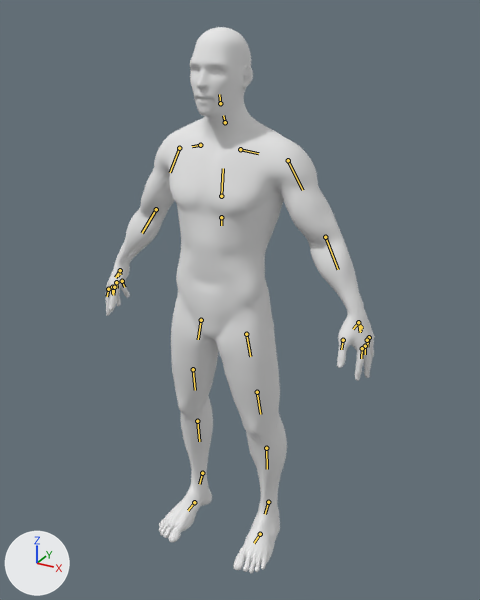
A saved change to the glTF model resources/models/riggedModel.gltf.
Rendered twice from a 50 mm lens placed at (11.7, -20.0, 11.2), pointed at (1.2, -0.8, 1.6). Every picture has the same lights, and +X, +Y and +Z are marked at lower left. The bones that bend it are drawn over the model as lines.

Objects in the first picture: 'FinalBaseMesh'.
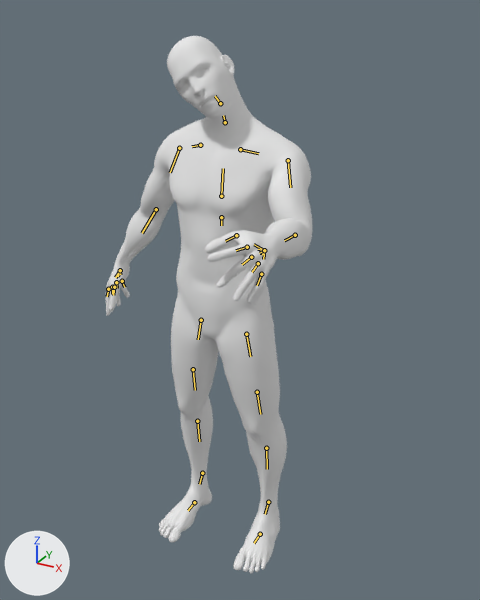
The newer file adds an action. The first version stands in its rest pose; the second is drawn at frame 14 of the action 'defaultAnim'.

Where the change shows, as pixel boxes [x1, y1, x2, y2] in the pictures (480 x 600 px):
'FinalBaseMesh', posed (23% narrower)
    before: [105, 27, 375, 573]
    after: [105, 36, 312, 573]
bone 'leftArmBiceps', root to tip
    before: (288, 160) to (302, 190)
    after: (288, 160) to (290, 187)
bone 'leftArmForearm', root to tip
    before: (325, 237) to (338, 269)
    after: (295, 235) to (284, 240)
bone 'Bone.010', root to tip
    before: (369, 337) to (368, 343)
    after: (261, 274) to (257, 285)
bone 'Bone.012', root to tip
    before: (367, 340) to (367, 347)
    after: (258, 263) to (252, 272)
bone 'Bone.014', root to tip
    before: (365, 346) to (365, 354)
    after: (251, 257) to (242, 264)
bone 'Bone.016', root to tip
    before: (362, 348) to (361, 358)
    after: (247, 247) to (236, 250)
bone 'Bone.018', root to tip
    before: (343, 340) to (341, 349)
    after: (236, 235) to (225, 241)
bone 'Bone.021', root to tip
    before: (220, 103) to (219, 94)
    after: (220, 103) to (215, 96)

The edits, one by one:
Bone 'leftArmBiceps' (bone_leftarmbiceps) turns from (0, 0, 0) to (-45, -7, -1) degrees about its own x, y and z.
Bone 'leftArmForearm' (bone_leftarmforearm) turns from (0, 0, 0) to (-39, -3, -7) degrees about its own x, y and z.
Bone 'Bone.010' (bone_bone_010) turns from (0, 0, 0) to (25, -11, 14) degrees about its own x, y and z.
Bone 'Bone.012' (bone_bone_012) turns from (0, 0, 0) to (20, 22, 41) degrees about its own x, y and z.
Bone 'Bone.014' (bone_bone_014) turns from (0, 0, 0) to (11, 40, 63) degrees about its own x, y and z.
Bone 'Bone.016' (bone_bone_016) turns from (0, 0, 0) to (-4, -21, 16) degrees about its own x, y and z.
Bone 'Bone.018' (bone_bone_018) turns from (0, 0, 0) to (-9, 103, 20) degrees about its own x, y and z.
Bone 'Bone.021' (bone_bone_021) turns from (0, 0, 0) to (-20, 16, -33) degrees about its own x, y and z.
